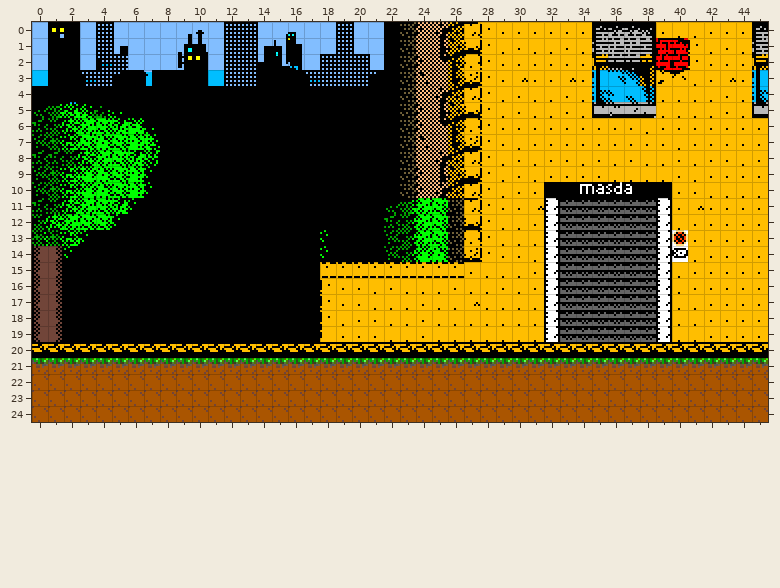
A Tiled map gets an edit: static/bg3.tmx. That is the earlier state.
Cells are 8x8 px. Shown: x 0..45, y 0..24. Tiles whose own drawing changed are shown in their newer look in all pictures.
The same view after the edit:
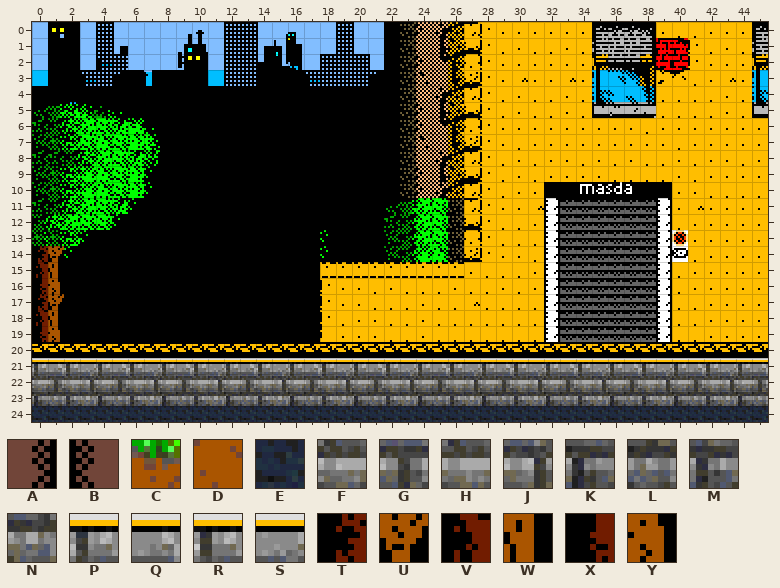
Key: from "tiles": A 45, B 46, C 384, D 416, E 475, F 938, G 939, H 940, J 941, K 970, L 971, M 972, N 973, P 1049, Q 1050, R 1051, S 1052, T 1176, U 1177, V 1208, W 1209, X 1240, Y 1241.
_ is an empty cell.
The edit:
Layer "Tile Layer 1":
y 14: x 0..1 BA -> TU
y 15: x 0..1 BA -> VW
y 16: x 0..1 BA -> XY
y 17: x 0..1 BA -> TU
y 18: x 0..1 BA -> VW
y 19: x 0..1 BA -> XY
y 21: x 0..45 CCCCCCCCCCCCCCCCCCCCCCCCCCCCCCCCCCCCCCCCCCCCCC -> PQRSPQRSPQRSPQRSPQRSPQRSPQRSPQRSPQRSPQRSPQRSPQ
y 22: x 0..45 DDDDDDDDDDDDDDDDDDDDDDDDDDDDDDDDDDDDDDDDDDDDDD -> FGHJFGHJFGHJFGHJFGHJFGHJFGHJFGHJFGHJFGHJFGHJFG
y 23: x 0..45 DDDDDDDDDDDDDDDDDDDDDDDDDDDDDDDDDDDDDDDDDDDDDD -> KLMNKLMNKLMNKLMNKLMNKLMNKLMNKLMNKLMNKLMNKLMNKL
y 24: x 0..45 DDDDDDDDDDDDDDDDDDDDDDDDDDDDDDDDDDDDDDDDDDDDDD -> EEEEEEEEEEEEEEEEEEEEEEEEEEEEEEEEEEEEEEEEEEEEEE
